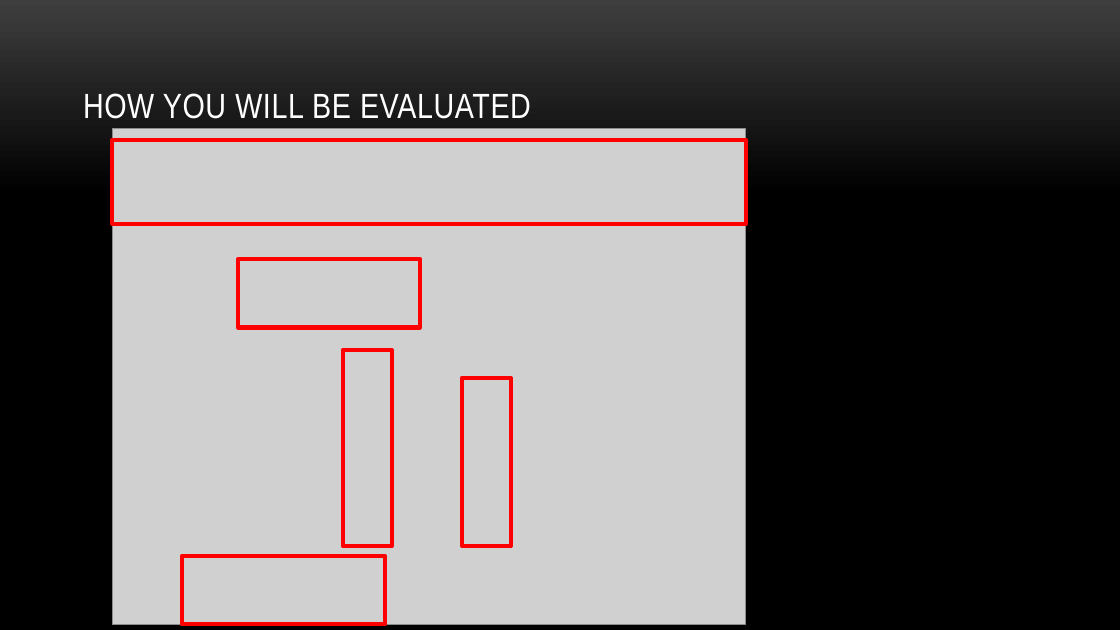
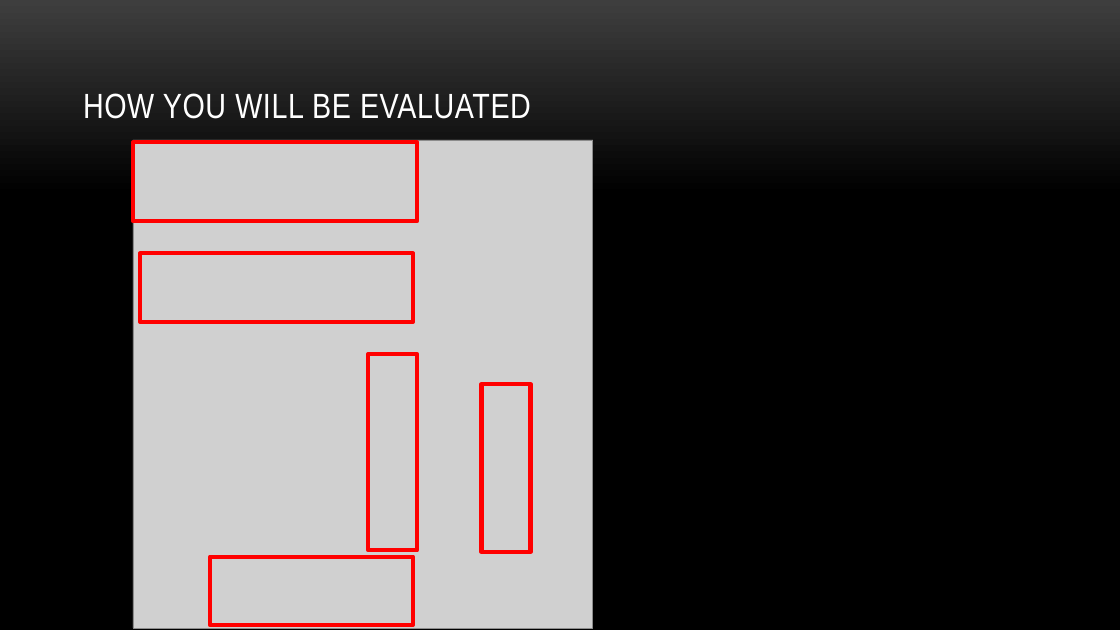
Before and after one commit to myuwbclasses/IntroGameDevelopment, a slide deck: slide 16 of PPT/Intro.pptx. Drawn at 1120x630 pixels with LibreOffice and Linux fonts; fonts in the diff are those of the drawing; grey boxes stand for pictures; background and template pictures are left out. Boxes give left, top, right and bottom in pixels: in the first picture for what was removed or moved away, otherwise in the second. Text is boxed around its words. In the diff, an @@ line names an element or a change of style, - is before the commit and + after.

```diff
--- a/PPT/Intro.pptx
+++ b/PPT/Intro.pptx
@@ rectangle: place and size @@
-rectangle at <box>112,140,745,224</box>
+rectangle at <box>133,142,417,221</box>
@@ picture: place and size @@
-picture at <box>112,129,745,624</box>
+picture at <box>133,140,592,628</box>
@@ rectangle: place and size @@
-rectangle at <box>238,259,420,328</box>
+rectangle at <box>140,254,413,323</box>
@@ rectangle: place and size @@
-rectangle at <box>343,350,392,547</box>
+rectangle at <box>368,355,417,551</box>
@@ rectangle: place and size @@
-rectangle at <box>462,378,511,546</box>
+rectangle at <box>481,384,530,552</box>
@@ rectangle: place and size @@
-rectangle at <box>182,556,386,625</box>
+rectangle at <box>210,557,413,626</box>
```
Also in this commit, not shown: 2 other slides changed, 2 other files.
